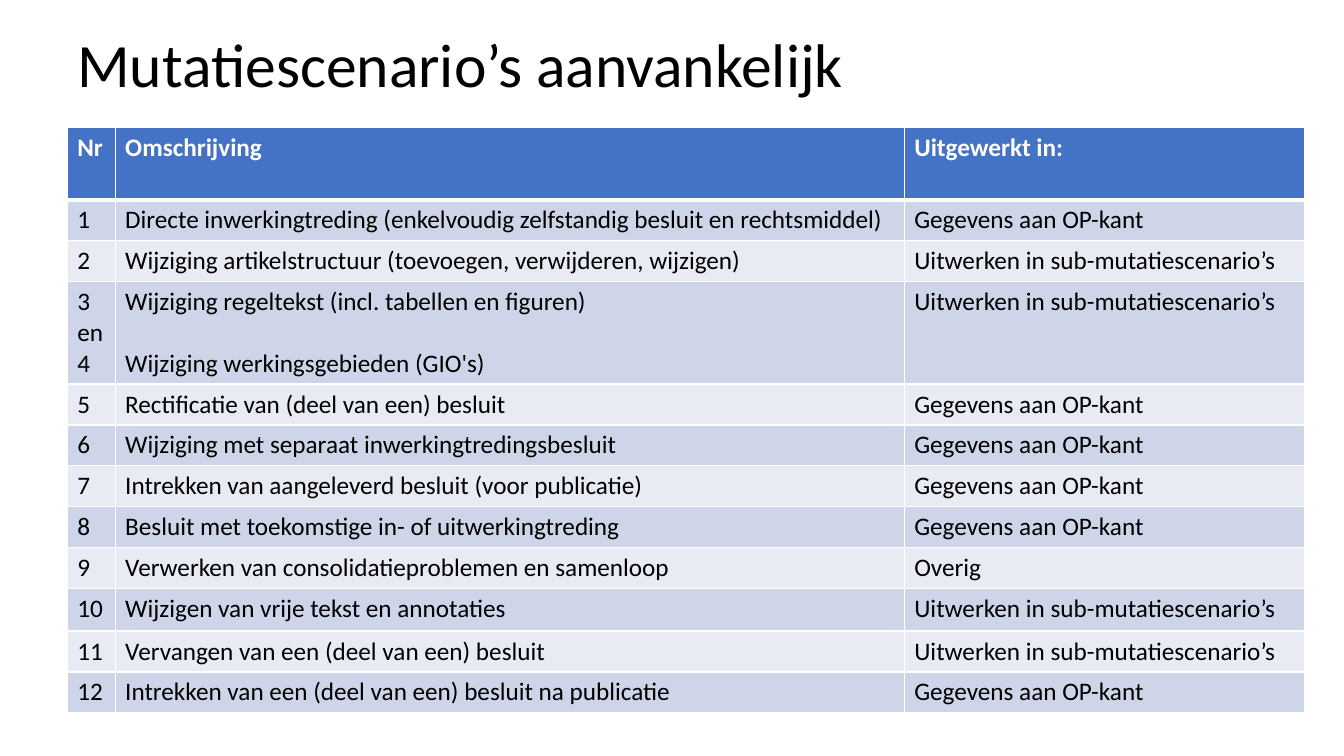
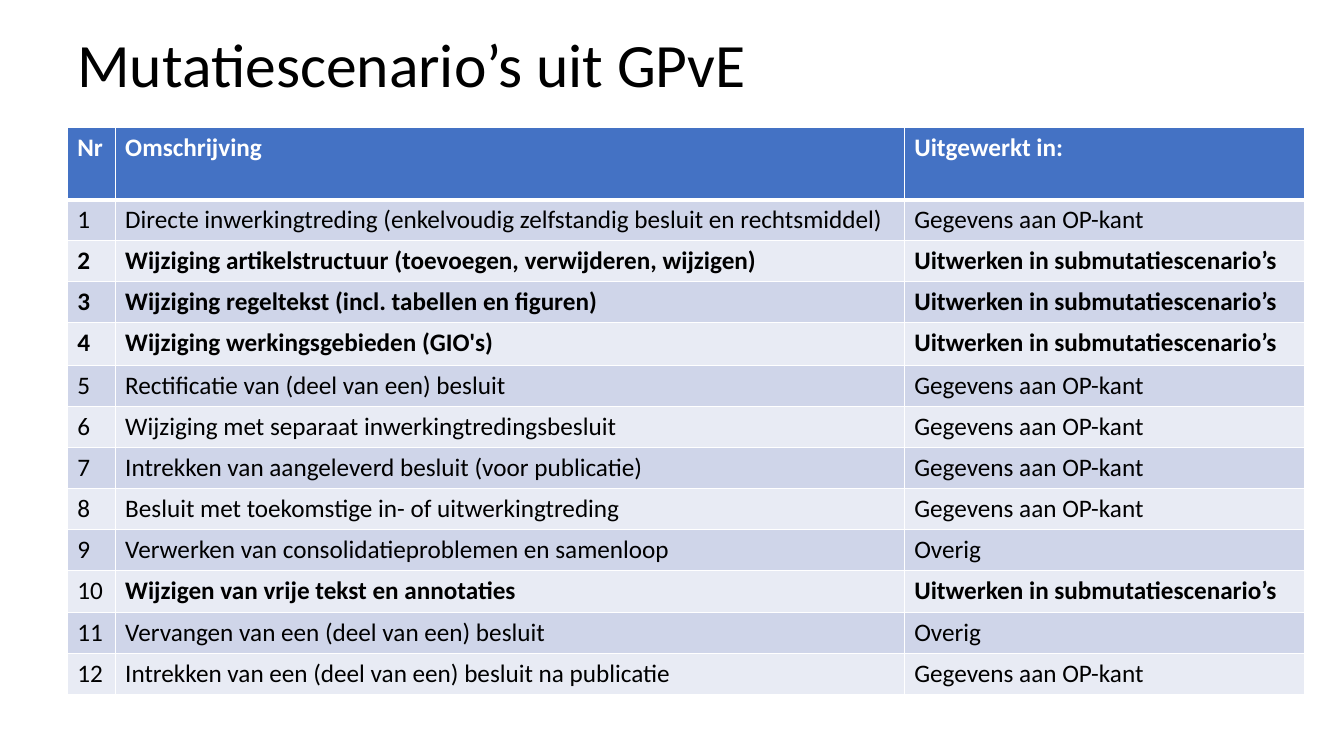
Before and after one commit to Geonovum/xml_omgevingsplan_gemeentestad, a slide deck: slide 4 of Submutatiescenario_s.pptx (slide 3 before the commit). Drawn at 1344x756 pixels with LibreOffice and Linux fonts; fonts in the diff are those of the drawing. Boxes give left, top, right and bottom in pixels: in the first picture for what was removed or moved away, otherwise in the second. Text is boxed around its words. In the diff, an @@ line names an element or a change of style, - is before the commit and + after.

```diff
--- a/Submutatiescenario_s.pptx
+++ b/Submutatiescenario_s.pptx
@@ title at (77, 44, 745, 88): text changed @@
-Mutatiescenario’s aanvankelijk
+Mutatiescenario’s uit GPvE
@@ table at (68, 127, 1306, 691) @@
-row 3: 2 | Wijziging artikelstructuur (toevoegen, verwijderen, wijzigen) | Uitwerken in sub-mutatiescenario’s
-row 4: 3 en 4 | Wijziging regeltekst (incl. tabellen en figuren) / Wijziging werkingsgebieden (GIO's) | Uitwerken in sub-mutatiescenario’s
+row 3: 2 | Wijziging artikelstructuur (toevoegen, verwijderen, wijzigen) | Uitwerken in submutatiescenario’s
+row 4: 3 | Wijziging regeltekst (incl. tabellen en figuren) | Uitwerken in submutatiescenario’s
+row 5: 4 | Wijziging werkingsgebieden (GIO's) | Uitwerken in submutatiescenario’s
-row 11, column 3: Uitwerken in sub-mutatiescenario’s
+row 11, column 3: Uitwerken in submutatiescenario’s
-row 12, column 3: Uitwerken in sub-mutatiescenario’s
+row 12, column 3: Overig
```
Also in this commit, not shown: 4 other slides changed, 4 slides added.
